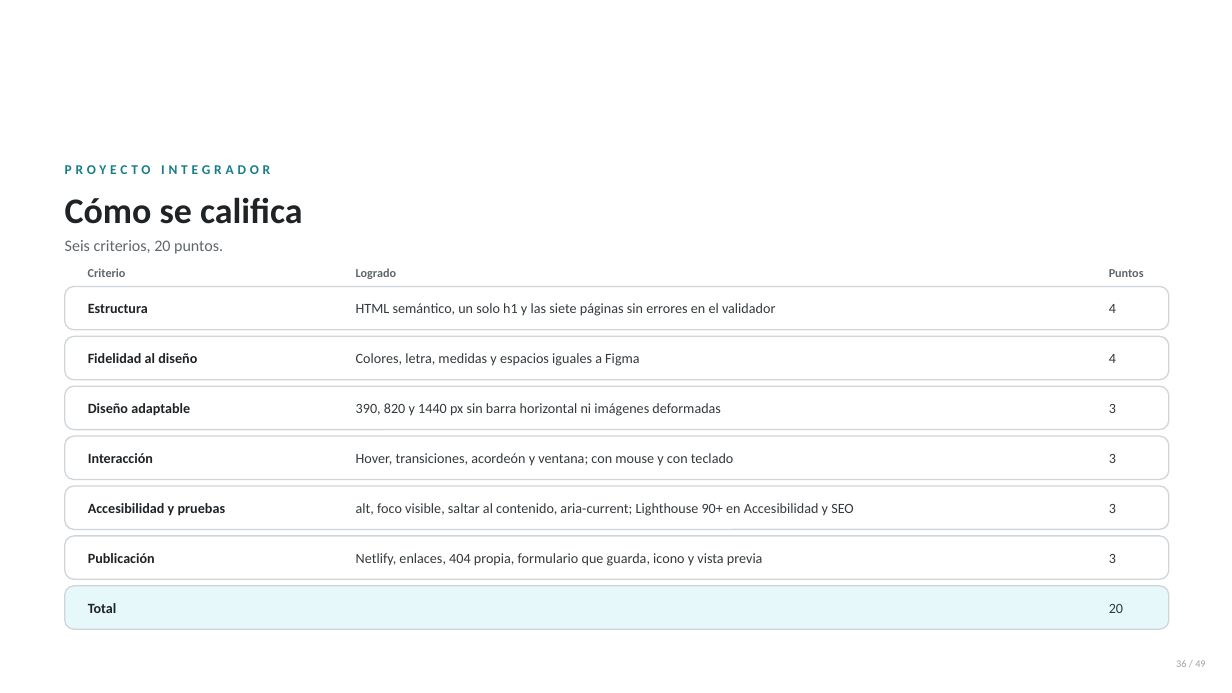
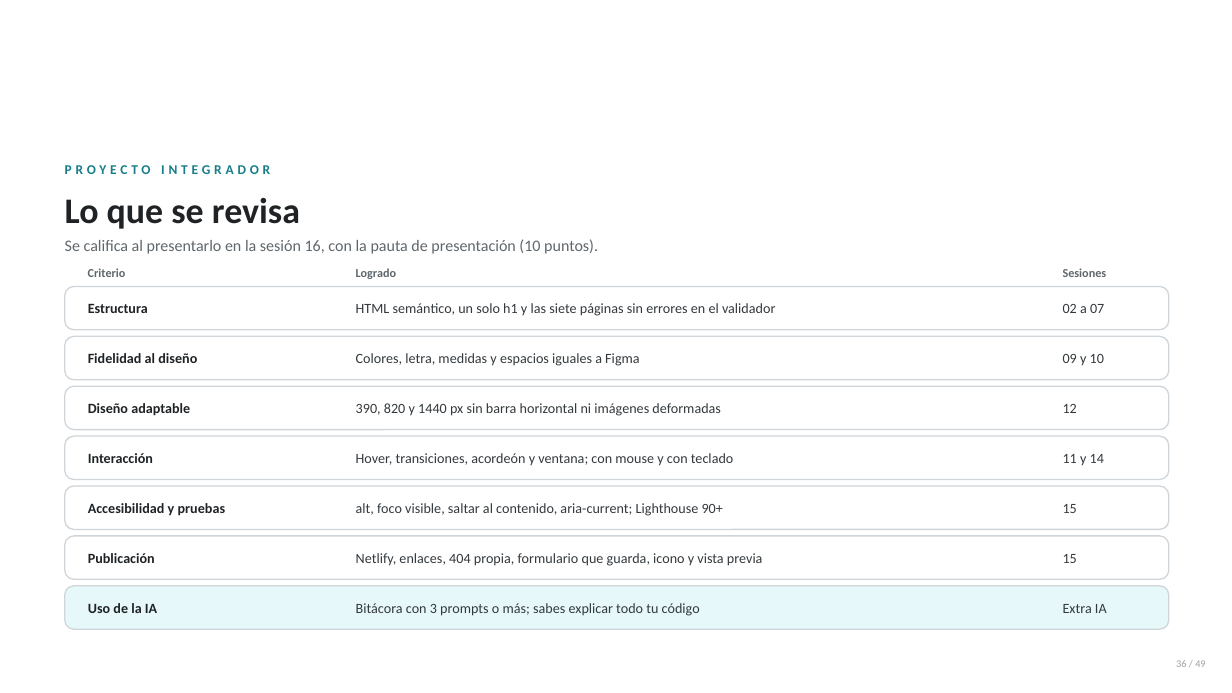
Before and after one commit to anibaler123143423234321/sesiones-dagner, a slide deck: slide 36 of SESION 15/Sesion15-Proyecto-Integrador-Pruebas-y-Despliegue.pptx. Drawn at 1232x693 pixels with LibreOffice and Linux fonts; fonts in the diff are those of the drawing; background and template pictures are left out. Boxes give left, top, right and bottom in pixels: in the first picture for what was removed or moved away, otherwise in the second. Text is boxed around its words. In the diff, an @@ line names an element or a change of style, - is before the commit and + after.

```diff
--- a/SESION 15/Sesion15-Proyecto-Integrador-Pruebas-y-Despliegue.pptx
+++ b/SESION 15/Sesion15-Proyecto-Integrador-Pruebas-y-Despliegue.pptx
@@ title at (65, 198, 300, 229): text changed @@
-Cómo se califica
+Lo que se revisa
@@ text at (65, 239, 598, 254): text changed @@
-Seis criterios, 20 puntos.
+Se califica al presentarlo en la sesión 16, con la pauta de presentación (10 puntos).
@@ text at (1063, 268, 1107, 277): text changed @@
-Puntos
+Sesiones
@@ text at (1063, 304, 1104, 313): text changed @@
-4
+02 a 07
@@ text at (1063, 354, 1104, 365): text changed @@
-4
+09 y 10
@@ text at (1063, 404, 1077, 413): text changed @@
-3
+12
@@ text at (1063, 454, 1104, 465): text changed @@
-3
+11 y 14
@@ text at (356, 503, 723, 516): text changed @@
-alt, foco visible, saltar al contenido, aria-current; Lighthouse 90+ en Accesibilidad y SEO
+alt, foco visible, saltar al contenido, aria-current; Lighthouse 90+
@@ text at (1063, 504, 1077, 513): text changed @@
-3
+15
@@ text at (1063, 554, 1077, 563): text changed @@
-3
+15
@@ text at (88, 603, 157, 613): text changed @@
-Total
+Uso de la IA
@@ text added at (356, 603, 700, 616), 11 pt, text #33393D @@
+Bitácora con 3 prompts o más; sabes explicar todo tu código
@@ text at (1063, 604, 1107, 613): text changed @@
-20
+Extra IA
```
Also in this commit, not shown: 3 other slides changed, 23 other files.
